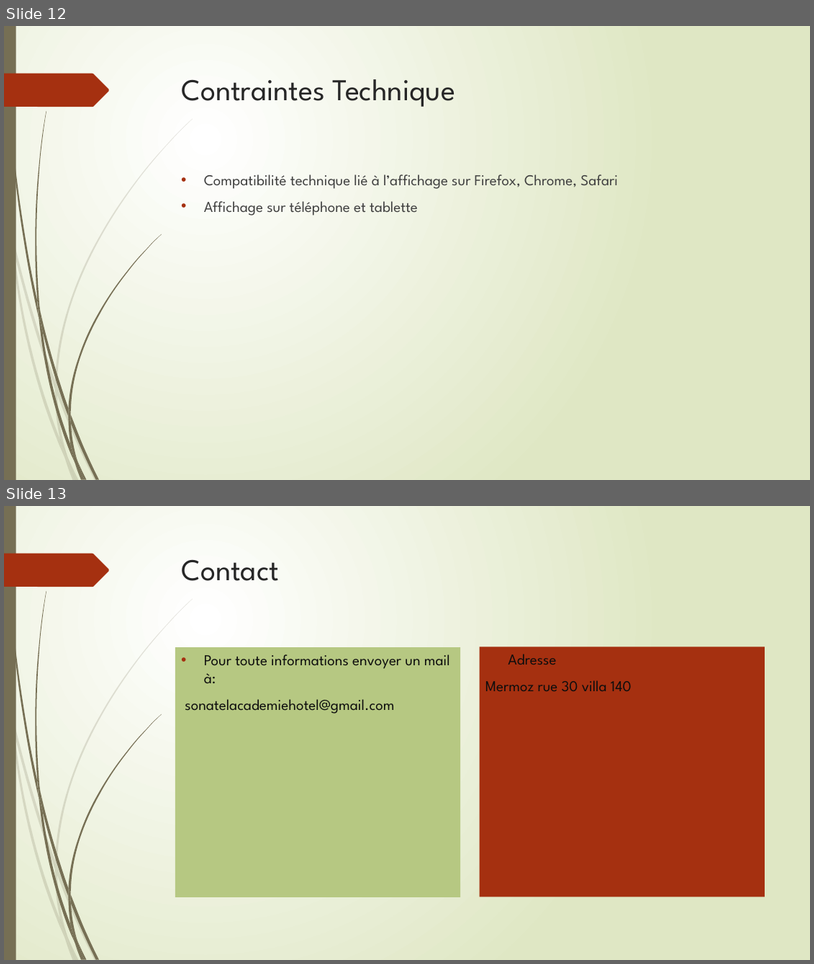
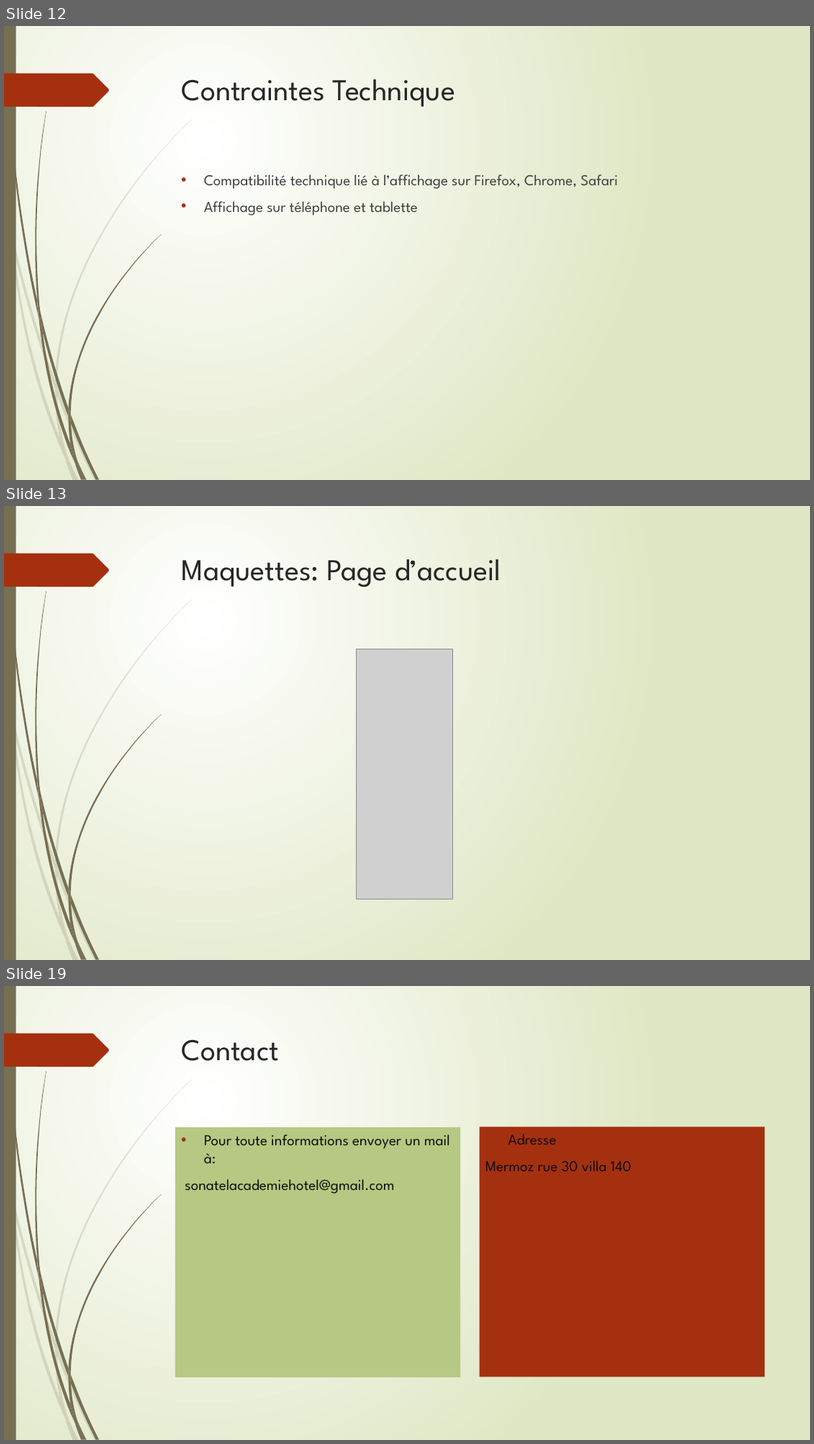
Before and after one commit to binou95diallo/projetHotelSA, a slide deck: SonatelAcademieHôtel.pptx. Shown one above the other, each under a label of ours: slides 12 and 13 before the commit, slides 12, 13 and 19 after it; the slides between them are not shown. The pictures are 814x964 and 814x1444 pixels, drawn with LibreOffice and Linux fonts; fonts in the diff are those of the drawing; grey boxes stand for pictures. Boxes give left, top, right and bottom in pixels: in the first picture for what was removed or moved away, otherwise in the second. Text is boxed around its words. In the diff, an @@ line names an element or a change of style, - is before the commit and + after.

```diff
--- a/SonatelAcademieHôtel.pptx
+++ b/SonatelAcademieHôtel.pptx
@@ slide 13 added at bbox=[4, 506, 810, 960], background gradient #FFFFFF to #DFE8C4; not listed: 24 template elements that a slide beside it also shows @@
@@ title added at bbox=[182, 559, 502, 587], 36 pt, text #262626 @@
+Maquettes: Page d’accueil
@@ picture added at bbox=[357, 649, 453, 898] @@
@@ what was slide 13 is now slide 19 @@
```
Also in this commit, not shown: 4 slides changed, 5 other slides added.
